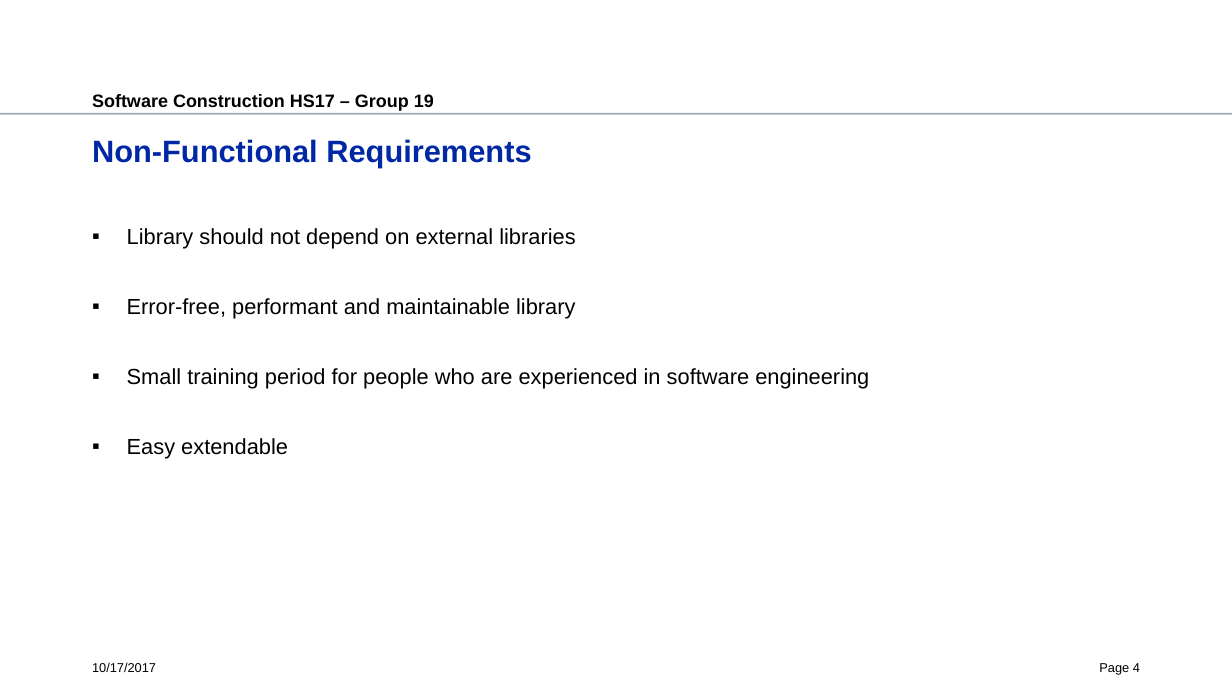
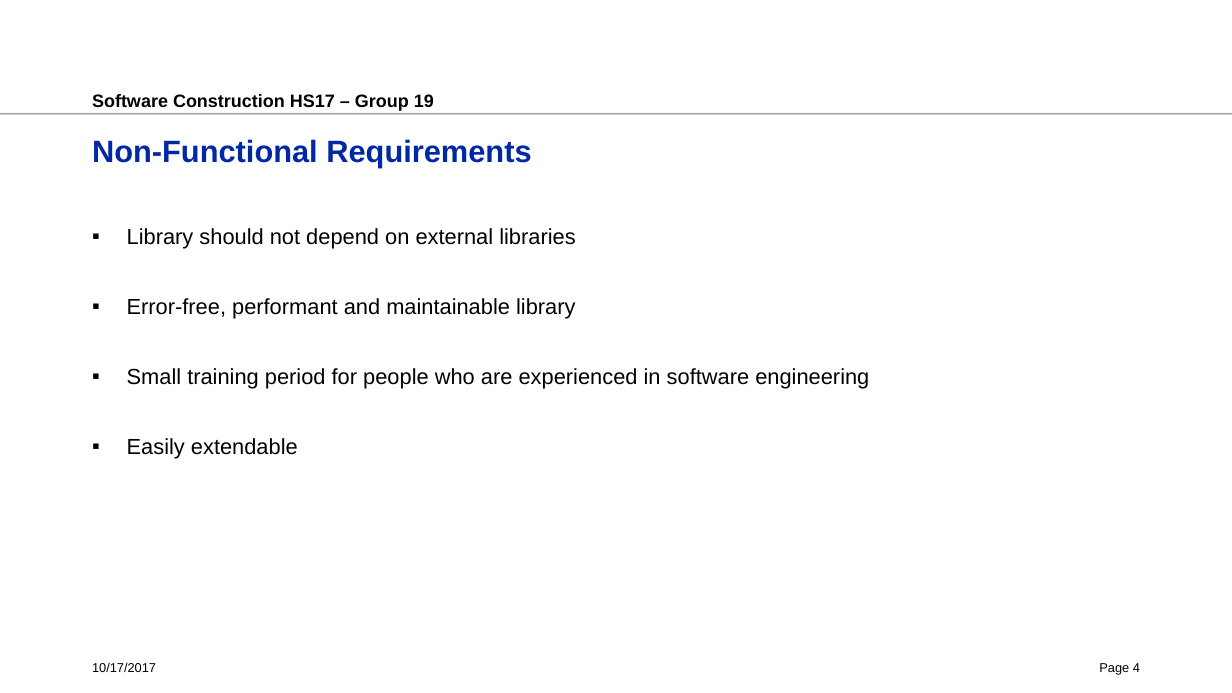
Before and after one commit to eesati/html-library, a slide deck: slide 4 of documents/presentation_assignment1.pptx. Drawn at 1232x693 pixels with LibreOffice and Linux fonts; fonts in the diff are those of the drawing; background and template pictures are left out. Boxes give left, top, right and bottom in pixels: in the first picture for what was removed or moved away, otherwise in the second. Text is boxed around its words. In the diff, an @@ line names an element or a change of style, - is before the commit and + after.

Commit message:
changed some small bits, mainly grammar

```diff
--- a/documents/presentation_assignment1.pptx
+++ b/documents/presentation_assignment1.pptx
@@ text at (127,438,298,458): text changed @@
-▪ Easy extendable
+▪ Easily extendable
```
Also in this commit, not shown: 4 other slides changed.
